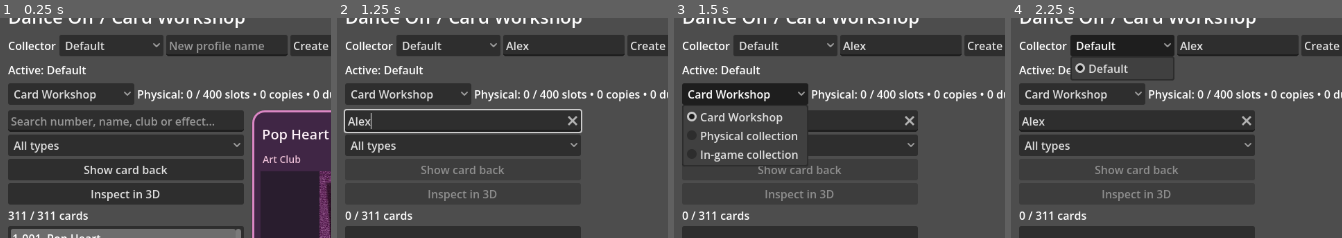
Above: before the commit, frames 1-4 (left to right).
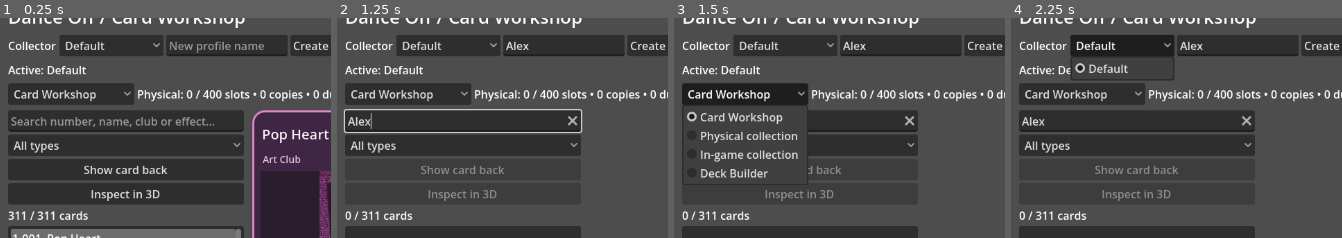
Above: after the commit, the same moments.

Repository: evevioletrose-hash/lol-tcg-sim
Game: Godot game, scene res://main.tscn
Same seed, same stepped clock (60 frames per second), same inputs: the game is played once before the commit and once after it.
Inputs (mouse positions are % of the whole screen's width and height, from its top left):
- Up to frame 1 (0.25 s): no input
- Up to frame 2 (1.25 s): click (34, 9) at 0.52 s; type "Alex" at 0.6 s; click (19, 27) at 0.75 s; type "Alex" at 0.83 s
- Up to frame 3 (1.5 s): click "Card Workshop" at 1.25 s
- Up to frame 4 (2.25 s): click "Default" at 2 s
The pictures show only the part of the screen within x 0-50%, y 3-53%; the shares and areas given below are measured in that part.

Frames 1-2 are identical in both runs. In frame 3, 0.7% of the frame differs, in the area x 2-41%, y 67-76%; in frame 4, nothing differs.

Commit message:
Add profile-local named deck drafts and shared Workshop deck builder

Diff:
--- a/main.gd
+++ b/main.gd
@@ -59,7 +59,8 @@
 	var bb_test = "--bb-presentation-test" in OS.get_cmdline_user_args()
 	var family_test = "--card-family-test" in OS.get_cmdline_user_args()
 	var preview_3d_test = "--card-3d-test" in OS.get_cmdline_user_args()
-	var testing = editor_test or reconciliation_test or provenance_test or physical_test or digital_test or artwork_test or bb_test or family_test or preview_3d_test or "--card-workshop-test" in OS.get_cmdline_user_args()
+	var deck_test = "--deck-test" in OS.get_cmdline_user_args()
+	var testing = deck_test or editor_test or reconciliation_test or provenance_test or physical_test or digital_test or artwork_test or bb_test or family_test or preview_3d_test or "--card-workshop-test" in OS.get_cmdline_user_args()
 	if library == null or not library.has_method("run_smoke_test"):
 		push_error("LOL_WORKSHOP initialization failed")
 		if testing:
@@ -69,7 +70,9 @@
 	await get_tree().process_frame
 	await get_tree().process_frame
 	if testing:
-		if preview_3d_test:
+		if deck_test:
+			get_tree().quit(library.run_deck_test())
+		elif preview_3d_test:
 			get_tree().quit(library.run_3d_preview_test())
 		elif family_test:
 			get_tree().quit(library.run_card_family_test())
--- a/src/card_viewer/card_library.gd
+++ b/src/card_viewer/card_library.gd
@@ -29,6 +29,20 @@
 var profile_name: LineEdit
 var profile_status: Label
 var collection_kind: String = ""
+var deck_mode: bool = false
+var deck_panel: VBoxContainer
+var deck_selector: OptionButton
+var deck_name: LineEdit
+var deck_rows: ItemList
+var deck_summary: Label
+var deck_notice: Label
+var deck_add: Button
+var deck_remove: Button
+var deck_rename: Button
+var deck_create: Button
+var deck_snapshot: Dictionary = {}
+var active_deck: String = ""
+const DeckComposition = preload("res://src/profiles/deck_composition.gd")
 var collection_mode: OptionButton
 var developer_grants: bool = false
 var grant_button: Button
@@ -202,6 +216,8 @@
 		var display = "%s  %s" % [id, display_name]
 		if not collection_kind.is_empty():
 			display += "  ×" + str(quantity)
+		elif deck_mode:
+			display += "  ×" + str(_deck_counts().get("tabletop:" + id, 0))
 		var index = cards.add_item(display)
 		cards.set_item_metadata(index, id)
 		if id == previous_id:
@@ -217,6 +233,8 @@
 			editor_panel.hide()
 		if not collection_kind.is_empty():
 			_update_collection_selection()
+		if deck_mode:
+			_update_deck_buttons()
 		return
 	if selection_index < 0:
 		selection_index = 0
@@ -304,6 +322,8 @@
 	_sync_flip_button()
 	if not collection_kind.is_empty():
 		_update_collection_selection()
+	if deck_mode:
+		_update_deck_buttons()
 
 func _configure_preview() -> void:
 	preview.set_anchors_preset(Control.PRESET_TOP_LEFT)
@@ -889,6 +909,7 @@
 		create.disabled = true
 		return
 	_build_collection_controls()
+	_build_deck_controls()
 	_refresh_profiles()
 
 func _refresh_profiles(message: String = "") -> void:
@@ -909,7 +930,10 @@
 	profile_status.tooltip_text = message
 	if is_instance_valid(collection_summary):
 		_update_collection_summary()
-	if not collection_kind.is_empty():
+	if deck_mode:
+		_reload_decks()
+		refresh_list()
+	elif not collection_kind.is_empty():
 		collection_notice.text = ""
 		refresh_list()
 
@@ -933,7 +957,7 @@
 	layout.add_child(mode_row)
 	layout.move_child(mode_row, 3)
 	collection_mode = OptionButton.new()
-	for label in ["Card Workshop", "Physical collection", "In-game collection"]:
+	for label in ["Card Workshop", "Physical collection", "In-game collection", "Deck Builder"]:
 		collection_mode.add_item(label)
 	collection_mode.item_selected.connect(_collection_mode_selected)
 	mode_row.add_child(collection_mode)
@@ -992,7 +1016,10 @@
 	_update_collection_summary()
 
 func _collection_mode_selected(index: int) -> void:
-	_set_collection_mode(["", "physical", "digital"][index])
+	if index == 3:
+		_set_deck_mode()
+	else:
+		_set_collection_mode(["", "physical", "digital"][index])
 
 # Keep the physical regression exercising the same shared browser.
 func _set_physical_mode(enabled: bool) -> void:
@@ -1001,6 +1028,10 @@
 func _set_collection_mode(kind: String) -> void:
 	if not kind in ["", "physical", "digital"]:
 		return
+	deck_mode = false
+	if is_instance_valid(deck_panel):
+		deck_panel.hide()
+	details.show()
 	collection_kind = kind
 	collection_mode.select(["", "physical", "digital"].find(kind))
 	collection_controls.visible = not kind.is_empty()
@@ -1569,3 +1600,282 @@
 		push_error(failure)
 	print("LOL_3D_PREVIEW types=%d failures=%d" % [ids.size(), failures.size()])
 	return 0 if failures.is_empty() else 1
+
+# Deck editing shares the catalogue/preview but never writes an inventory.
+func _build_deck_controls() -> void:
+	deck_panel = VBoxContainer.new()
+	deck_panel.custom_minimum_size.x = 250
+	deck_panel.size_flags_horizontal = Control.SIZE_EXPAND_FILL
+	details.get_parent().add_child(deck_panel)
+	var heading = Label.new()
+	heading.text = "Saved decks / unrestricted"
+	deck_panel.add_child(heading)
+	deck_selector = OptionButton.new()
+	deck_selector.item_selected.connect(_deck_selected)
+	deck_panel.add_child(deck_selector)
+	deck_name = LineEdit.new()
+	deck_name.placeholder_text = "Deck name"
+	deck_name.max_length = 64
+	deck_panel.add_child(deck_name)
+	var names = HBoxContainer.new()
+	deck_panel.add_child(names)
+	deck_create = Button.new()
+	deck_create.text = "New deck"
+	deck_create.pressed.connect(_create_deck)
+	names.add_child(deck_create)
+	deck_rename = Button.new()
+	deck_rename.text = "Rename"
+	deck_rename.pressed.connect(_rename_deck)
+	names.add_child(deck_rename)
+	deck_summary = Label.new()
+	deck_summary.autowrap_mode = TextServer.AUTOWRAP_WORD_SMART
+	deck_panel.add_child(deck_summary)
+	deck_rows = ItemList.new()
+	deck_rows.size_flags_vertical = Control.SIZE_EXPAND_FILL
+	deck_rows.custom_minimum_size.y = 90
+	deck_rows.item_selected.connect(func(_index: int): _update_deck_buttons())
+	deck_rows.item_activated.connect(_inspect_deck_row)
+	deck_panel.add_child(deck_rows)
+	deck_add = Button.new()
+	deck_add.text = "Add selected catalogue card +1"
+	deck_add.pressed.connect(_add_deck_card)
+	deck_panel.add_child(deck_add)
+	deck_remove = Button.new()
+	deck_remove.text = "Remove selected deck card -1"
+	deck_remove.pressed.connect(_remove_deck_card)
+	deck_panel.add_child(deck_remove)
+	deck_notice = Label.new()
+	deck_notice.autowrap_mode = TextServer.AUTOWRAP_WORD_SMART
+	deck_panel.add_child(deck_notice)
+	deck_panel.hide()
+
+func _set_deck_mode() -> void:
+	_set_collection_mode("")
+	deck_mode = true
+	collection_mode.select(3)
+	collection_summary.text = "Unrestricted drafts • changes save immediately"
+	$Margin/Layout/Title.text = "Dance Off / Deck Builder"
+	details.hide()
+	deck_panel.show()
+	_reload_decks()
+	refresh_list()
+
+func _reload_decks() -> void:
+	var result: Dictionary = profile_store.load_decks()
+	deck_snapshot = result.snapshot
+	active_deck = ""
+	deck_notice.text = result.error
+	_rebuild_deck_selector()
+
+func _deck_counts() -> Dictionary:
+	return deck_snapshot.get("decks", {}).get(active_deck, {}).get("counts", {})
+
+func _rebuild_deck_selector() -> void:
+	deck_selector.clear()
+	var decks: Dictionary = deck_snapshot.get("decks", {})
+	var ids = decks.keys()
+	ids.sort_custom(func(a, b): return str(decks[a].name).nocasecmp_to(str(decks[b].name)) < 0)
+	if not decks.has(active_deck):
+		active_deck = str(ids[0]) if not ids.is_empty() else ""
+	for id in ids:
+		deck_selector.add_item(decks[id].name)
+		var index = deck_selector.item_count - 1
+		deck_selector.set_item_metadata(index, id)
+		if id == active_deck:
+			deck_selector.select(index)
+	deck_name.text = str(decks.get(active_deck, {}).get("name", ""))
+	_refresh_deck_rows()
+
+func _deck_selected(index: int) -> void:
+	active_deck = str(deck_selector.get_item_metadata(index))
+	deck_name.text = deck_snapshot.decks[active_deck].name
+	deck_notice.text = ""
+	_refresh_deck_rows()
+	refresh_list()
+
+func _write_deck_snapshot(next: Dictionary, next_id: String) -> bool:
+	var problem: String = profile_store.save_decks(deck_snapshot, next)
+	if not problem.is_empty():
+		deck_notice.text = problem
+		return false
+	deck_snapshot = next
+	active_deck = next_id
+	deck_notice.text = "Saved."
+	_rebuild_deck_selector()
+	refresh_list()
+	return true
+
+func _create_deck() -> void:
+	if not deck_mode or deck_snapshot.is_empty():
+		return
+	var name = deck_name.text.strip_edges()
+	if name.is_empty():
+		deck_notice.text = "Enter a name for the new deck."
+		return
+	var id = Crypto.new().generate_random_bytes(12).hex_encode()
+	var next = deck_snapshot.duplicate(true)
+	next.decks[id] = {"name": name, "counts": {}}
+	_write_deck_snapshot(next, id)
+
+func _rename_deck() -> void:
+	if not deck_mode or active_deck.is_empty():
+		return
+	var next = deck_snapshot.duplicate(true)
+	next.decks[active_deck].name = deck_name.text.strip_edges()
+	_write_deck_snapshot(next, active_deck)
+
+func _add_deck_card() -> void:
+	if not deck_mode or active_deck.is_empty() or not game.card_database.has(selected_id):
+		return
+	_change_deck_count("tabletop:" + selected_id, 1)
+
+func _remove_deck_card() -> void:
+	if not deck_mode or active_deck.is_empty():
+		return
+	var selected = deck_rows.get_selected_items()
+	if not selected.is_empty():
+		_change_deck_count(str(deck_rows.get_item_metadata(selected[0])), -1)
+
+func _change_deck_count(key: String, delta: int) -> void:
+	var counts = _deck_counts()
+	var quantity: int = int(counts.get(key, 0)) + delta
+	if quantity < 0 or quantity > ProfileStore.MAX_COUNT:
+		deck_notice.text = "Quantity out of range."
+		return
+	var next = deck_snapshot.duplicate(true)
+	if quantity == 0:
+		next.decks[active_deck].counts.erase(key)
+	else:
+		next.decks[active_deck].counts[key] = quantity
+	_write_deck_snapshot(next, active_deck)
+
+func _refresh_deck_rows() -> void:
+	var selected = deck_rows.get_selected_items()
+	var previous = str(deck_rows.get_item_metadata(selected[0])) if not selected.is_empty() else ""
+	deck_rows.clear()
+	var counts = _deck_counts()
+	var keys = counts.keys()
+	keys.sort()
+	for key in keys:
+		var id = str(key).trim_prefix("tabletop:")
+		var title = str(key)
+		if str(key).begins_with("tabletop:") and game.card_database.has(id):
+			title = id + " " + str(game.card_database[id].name)
+		var index = deck_rows.add_item("%d × %s" % [counts[key], title])
+		deck_rows.set_item_metadata(index, key)
+		if key == previous:
+			deck_rows.select(index)
+	var composition = DeckComposition.summarize(counts, game)
+	var rank_text = str(composition.known_rank)
+	if composition.unknown_rank > 0:
+		rank_text += " + ? (%d unresolved copies)" % composition.unknown_rank
+	var types: PackedStringArray = []
+	for kind in composition.types:
+		types.append("%s %d" % [kind, composition.types[kind]])
+	var clubs: PackedStringArray = []
+	for club in composition.clubs:
+		clubs.append("%s %d" % [club, composition.clubs[club]])
+	deck_summary.text = "%d cards • Rank %s\n%s\n%s" % [composition.copies, rank_text, " / ".join(types), " / ".join(clubs)]
+	if composition.unknown_definition > 0:
+		deck_summary.text += "\n%d unknown definition copies" % composition.unknown_definition
+	deck_summary.tooltip_text = deck_summary.text
+	_update_deck_buttons()
+
+func _update_deck_buttons() -> void:
+	deck_create.disabled = deck_snapshot.is_empty()
+	deck_rename.disabled = active_deck.is_empty()
+	deck_add.disabled = active_deck.is_empty() or not game.card_database.has(selected_id)
+	deck_remove.disabled = active_deck.is_empty() or deck_rows.get_selected_items().is_empty()
+
+func _inspect_deck_row(index: int) -> void:
+	var key = str(deck_rows.get_item_metadata(index))
+	var id = key.trim_prefix("tabletop:")
+	if key.begins_with("tabletop:") and game.card_database.has(id):
+		search.text = id
+		type_filter.select(0)
+		refresh_list()
+
+func run_deck_test() -> int:
+	var failures: Array[String] = []
+	var store = ProfileStore.new()
+	store.root = "user://deck-test-" + Crypto.new().generate_random_bytes(12).hex_encode() + "/"
+	attach_profiles(store)
+	if store.active_id.is_empty():
+		push_error("Deck fixture initialization failed")
+		return 1
+	_set_deck_mode()
+	deck_name.text = "First draft"
+	_create_deck()
+	var first = active_deck
+	if first.is_empty():
+		push_error("Deck creation failed: " + deck_notice.text)
+		return 1
+	search.text = "1-001"
+	refresh_list()
+	_add_deck_card()
+	_add_deck_card()
+	var key = "tabletop:1-001"
+	if _deck_counts().get(key, 0) != 2 or store.count("physical", key) != 0 or store.count("digital", key) != 0:
+		failures.append("Deck quantity or inventory isolation")
+	var summary = DeckComposition.summarize(_deck_counts(), game)
+	if summary.copies != 2 or summary.known_rank != 2 or summary.unknown_rank != 0:
+		failures.append("Composition calculation")
+	var unknown = DeckComposition.summarize({"digital:1-001": 3, "tabletop:1-055": 2}, game)
+	if unknown.unknown_rank != 5 or unknown.unknown_definition != 5:
+		failures.append("Unknown definition/rank accounting")
+	deck_rows.select(0)
+	_remove_deck_card()
+	if _deck_counts().get(key, 0) != 1:
+		failures.append("Remove copy")
+	deck_name.text = "Renamed draft"
+	_rename_deck()
+	deck_name.text = "Second draft"
+	_create_deck()
+	if active_deck == first or not _deck_counts().is_empty() or deck_snapshot.decks.size() != 2:
+		failures.append("Multiple independent decks")
+	var reopened = ProfileStore.new()
+	reopened.root = store.root
+	if not reopened.initialize().is_empty():
+		failures.append("Profile reload")
+	var saved: Dictionary = reopened.load_decks()
+	if saved.snapshot.get("decks", {}).get(first, {}).get("name") != "Renamed draft" or saved.snapshot.get("decks", {}).get(first, {}).get("counts", {}).get(key, 0) != 1:
+		failures.append("Deck persistence")
+	var stale = deck_snapshot.duplicate(true)
+	var next = stale.duplicate(true)
+	next.decks[first].counts["digital:1-001"] = 2
+	if not reopened.save_decks(stale, next).is_empty() or store.save_decks(stale, stale).is_empty():
+		failures.append("Unknown key preservation or stale write rejection")
+	profile_name.text = "Other collector"
+	_create_profile()
+	if store.active_id == "default" or not deck_snapshot.get("decks", {}).is_empty():
+		failures.append("Deck profile isolation")
+	for index in range(profile_selector.item_count):
+		if profile_selector.get_item_metadata(index) == "default":
+			_profile_selected(index)
+			break
+	if deck_snapshot.get("decks", {}).get(first, {}).get("counts", {}).get("digital:1-001", 0) != 2:
+		failures.append("Deck profile reload")
+	var bad = deck_snapshot.duplicate(true)
+	bad.decks[first].counts[key] = -1
+	if store.save_decks(deck_snapshot, bad).is_empty():
+		failures.append("Invalid counts accepted")
+	_set_collection_mode("")
+	# Only delete explicitly known files in our disposable fixture.
+	for entry in store.list_profiles():
+		var directory = store.root.path_join(entry.profile_id)
+		for filename in ["profile.json", "physical_collection.json", "digital_collection.json", "decks/index.json"]:
+			for suffix in ["", ".bak"]:
+				var path = directory.path_join(filename + suffix)
+				if FileAccess.file_exists(path):
+					DirAccess.remove_absolute(path)
+		DirAccess.remove_absolute(directory.path_join("decks"))
+		DirAccess.remove_absolute(directory)
+	for suffix in ["", ".bak"]:
+		var path = store.root.path_join("active_profile.json" + suffix)
+		if FileAccess.file_exists(path):
+			DirAccess.remove_absolute(path)
+	DirAccess.remove_absolute(store.root)
+	for failure in failures:
+		push_error(failure)
+	print("LOL_DECKS profiles=2 failures=%d" % failures.size())
+	return 0 if failures.is_empty() else 1
--- /dev/null
+++ b/src/profiles/deck_composition.gd
@@ -0,0 +1,26 @@
+extends RefCounted
+## Read-only composition; printed rank, not the legacy integer fallback.
+static func summarize(counts: Dictionary, game: Game) -> Dictionary:
+	var result = {"copies": 0, "known_rank": 0, "unknown_rank": 0, "unknown_definition": 0, "types": {}, "clubs": {}}
+	for key in counts:
+		var quantity: int = counts[key]
+		result.copies += quantity
+		var id = str(key).trim_prefix("tabletop:")
+		if not str(key).begins_with("tabletop:") or not game.card_database.has(id):
+			result.unknown_definition += quantity
+			result.unknown_rank += quantity
+			continue
+		var raw: Dictionary = game.catalogue.records[id]
+		var kind = str(raw.type)
+		result.types[kind] = result.types.get(kind, 0) + quantity
+		if game.card_database[id].type == Game.Card_Types.BB:
+			var club = str(raw.club).strip_edges() if raw.club != null else ""
+			if club.is_empty():
+				club = "Not catalogued"
+			result.clubs[club] = result.clubs.get(club, 0) + quantity
+		var rank = str(raw.rank).strip_edges() if raw.rank != null else ""
+		if rank in ["1", "2", "3"]:
+			result.known_rank += int(rank) * quantity
+		else:
+			result.unknown_rank += quantity
+	return result
--- a/src/profiles/profile_store.gd
+++ b/src/profiles/profile_store.gd
@@ -35,6 +35,18 @@
 		return false
 	if kind == "profile":
 		return data.get("name") is String and _name_valid(data.name)
+	if kind == "decks":
+		if not data.get("decks") is Dictionary:
+			return false
+		for deck_id in data.decks:
+			if not deck_id is String or deck_id == "default" or not _valid_id(deck_id):
+				return false
+			var deck = data.decks[deck_id]
+			if not deck is Dictionary or not deck.get("name") is String or not _name_valid(deck.name) or not deck.get("counts") is Dictionary:
+				return false
+			if not _valid_deck_counts(deck.counts):
+				return false
+		return true
 	if not kind in KINDS or data.get("kind") != kind or not data.get("counts") is Dictionary:
 		return false
 	for key in data.counts:
@@ -61,6 +73,10 @@
 	if kind in KINDS:
 		for key in value.counts:
 			value.counts[key] = int(value.counts[key])
+	if kind == "decks":
+		for deck in value.decks.values():
+			for key in deck.counts:
+				deck.counts[key] = int(deck.counts[key])
 	return value
 
 func _exists(path: String) -> bool:
@@ -292,3 +308,48 @@
 	if quantity <= 0:
 		return "Remove quantity must be positive."
 	return adjust(kind, key, -quantity)
+
+# D1: a single profile-local index, created only on the first deck save.
+# Unknown edition-qualified IDs are retained; no gameplay/ownership enforcement.
+func _valid_deck_counts(counts: Dictionary) -> bool:
+	for key in counts:
+		if not key is String or not _valid_key(key):
+			return false
+		var quantity = counts[key]
+		if not (quantity is int or quantity is float):
+			return false
+		if quantity <= 0 or quantity > MAX_COUNT or quantity != floor(quantity):
+			return false
+	return true
+
+func _deck_path(id: String) -> String:
+	return root.path_join(id).path_join("decks").path_join("index.json")
+
+func load_decks() -> Dictionary:
+	if active_id.is_empty():
+		return {"snapshot": {}, "error": "No active profile."}
+	var path = _deck_path(active_id)
+	var value = _load(path, "decks", active_id)
+	if not value.is_empty():
+		return {"snapshot": value, "error": ""}
+	if _exists(path):
+		return {"snapshot": {}, "error": "Deck index is unreadable. No deck data overwritten."}
+	return {"snapshot": {"schema_version": 1, "profile_id": active_id, "decks": {}}, "error": ""}
+
+func save_decks(expected: Dictionary, next: Dictionary) -> String:
+	if active_id.is_empty() or expected.get("profile_id") != active_id or next.get("profile_id") != active_id:
+		return "Active profile changed."
+	if _load(_active_path(), "active").get("active_id") != active_id:
+		return "Active profile changed outside this session."
+	var current = load_decks()
+	if not current.error.is_empty():
+		return current.error
+	if current.snapshot != expected:
+		return "Decks changed outside this session. Reopen Deck Builder before editing."
+	if not _valid_data(next, "decks", active_id):
+		return "Invalid deck data."
+	if next == expected:
+		return ""
+	if DirAccess.make_dir_recursive_absolute(root.path_join(active_id).path_join("decks")) != OK:
+		return "Cannot create deck storage."
+	return _save(_deck_path(active_id), next, "decks", active_id)
Not shown, changed: docs/profile-schema.md
Not shown, changed: docs/restoration.md
Not shown, changed: docs/roadmap.md
